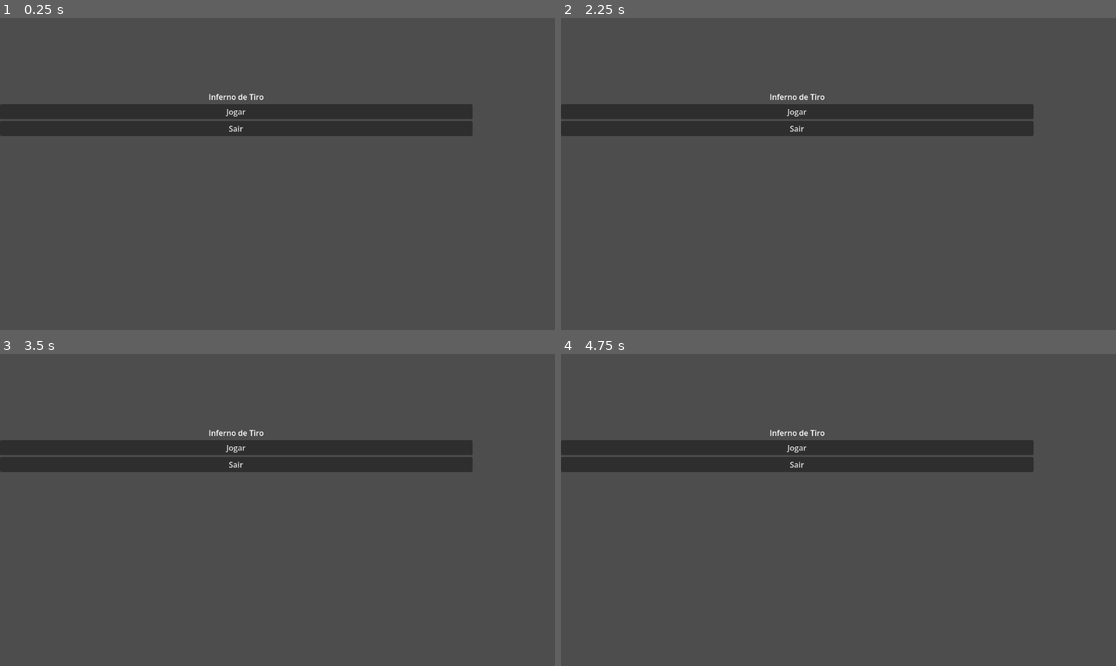
Above: before the commit, frames 1-4 (two rows, left to right).
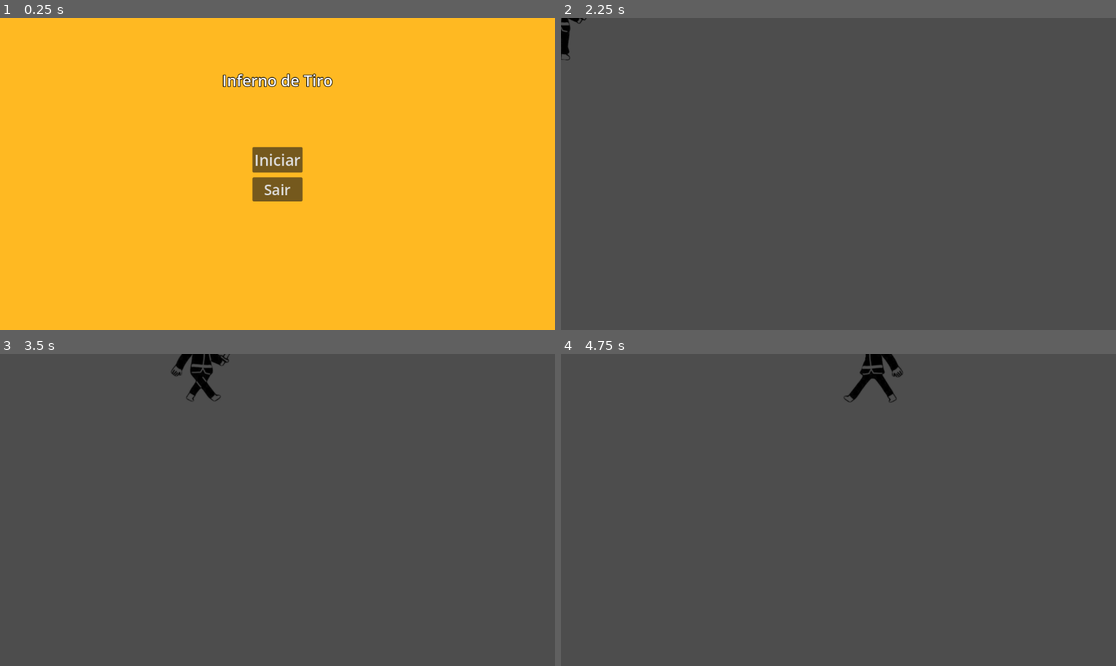
Above: after the commit, the same moments.

Repository: Mr-Vitor/gdJam-survival-shooter-cordel
Game: Godot game, scene res://scenes/main_menu.tscn
The game is run twice, just before and just after one commit, with the same random seed, the same clock (stepped at 60 frames per second) and the same inputs. This scene is started directly instead of the project's main scene.
Inputs (mouse positions are in pixels of both pictures, inside the frame that each line leads up to):
- Up to frame 1 (0.25 s): no input
- Up to frame 2 (2.25 s): click (799, 111) at 0.5 s, where only the run before the commit has a clickable "Jogar"; click (799, 111) at 1.25 s, where only the run before the commit has a clickable "Jogar"; click (838, 158) at 2 s, where only the run after the commit has a clickable "Iniciar"
- Up to frame 3 (3.5 s): tap Enter (ui_accept) at 2.75, 3.02 s; hold D (right) from 2.78 s (still down)
- Up to frame 4 (4.75 s): tap Enter (ui_accept) at 3.77 s; release D (right) at 4.28 s; hold A (left) from 4.28 s (still down)

The runs differ from the first frame. In frame 1, 100% of the frame differs, in the area x 0-100%, y 0-100%; in frame 2, 8.4%; in frame 3, 8.8%; in frame 4, 8.8%.

Commit message:
main menu added e pause menu in progress

Diff:
--- a/projeto-gd-jam/scenes/main_menu.tscn
+++ b/projeto-gd-jam/scenes/main_menu.tscn
@@ -1,26 +1,70 @@
 [gd_scene format=3 uid="uid://bslpwtym03mkk"]
 
-[node name="Control" type="Control" unique_id=400638346]
+[ext_resource type="Script" uid="uid://c72v6hnga0yai" path="res://scripts/main_menu.gd" id="1_l6cm7"]
+
+[sub_resource type="LabelSettings" id="LabelSettings_vue75"]
+font_size = 32
+outline_size = 5
+outline_color = Color(0, 0, 0, 1)
+
+[node name="Control" type="Control" unique_id=1360738314]
 layout_mode = 3
-anchors_preset = 0
-offset_right = 40.0
-offset_bottom = 40.0
+anchors_preset = 15
+anchor_right = 1.0
+anchor_bottom = 1.0
+grow_horizontal = 2
+grow_vertical = 2
+size_flags_horizontal = 4
+script = ExtResource("1_l6cm7")
 
-[node name="VBoxContainer" type="VBoxContainer" parent="." unique_id=747579399]
-layout_mode = 0
-offset_right = 981.0
-offset_bottom = 397.0
-alignment = 1
+[node name="ColorRect" type="ColorRect" parent="." unique_id=571391295]
+layout_mode = 1
+anchors_preset = 15
+anchor_right = 1.0
+anchor_bottom = 1.0
+grow_horizontal = 2
+grow_vertical = 2
+color = Color(1, 0.7254902, 0.13333334, 1)
 
-[node name="Label" type="Label" parent="VBoxContainer" unique_id=1741568068]
+[node name="Label" type="Label" parent="." unique_id=1965385266]
+layout_mode = 1
+anchors_preset = 5
+anchor_left = 0.5
+anchor_right = 0.5
+offset_left = -57.5
+offset_top = 107.0
+offset_right = 57.5
+offset_bottom = 130.0
+grow_horizontal = 2
+text = "Inferno de Tiro"
+label_settings = SubResource("LabelSettings_vue75")
+horizontal_alignment = 1
+vertical_alignment = 1
+
+[node name="VBoxContainer" type="VBoxContainer" parent="." unique_id=823006565]
+layout_mode = 1
+anchors_preset = 8
+anchor_left = 0.5
+anchor_top = 0.5
+anchor_right = 0.5
+anchor_bottom = 0.5
+offset_left = -20.0
+offset_top = -20.0
+offset_right = 20.0
+offset_bottom = 20.0
+grow_horizontal = 2
+grow_vertical = 2
+theme_override_constants/separation = 10
+
+[node name="start" type="Button" parent="VBoxContainer" unique_id=694779978]
 layout_mode = 2
-text = "Inferno de Tiro"
-horizontal_alignment = 1
+theme_override_font_sizes/font_size = 32
+text = "Iniciar"
 
-[node name="Button" type="Button" parent="VBoxContainer" unique_id=714715922]
+[node name="exit" type="Button" parent="VBoxContainer" unique_id=2058735404]
 layout_mode = 2
-text = "Jogar"
+theme_override_font_sizes/font_size = 30
+text = "Sair"
 
-[node name="Button2" type="Button" parent="VBoxContainer" unique_id=1651865658]
-layout_mode = 2
-text = "Sair"
+[connection signal="pressed" from="VBoxContainer/start" to="." method="_on_start_pressed"]
+[connection signal="pressed" from="VBoxContainer/exit" to="." method="_on_exit_pressed"]
--- /dev/null
+++ b/projeto-gd-jam/scenes/pause_menu.tscn
@@ -0,0 +1,31 @@
+[gd_scene format=3 uid="uid://63metcduto1"]
+
+[node name="Control" type="Control" unique_id=1266843386]
+layout_mode = 3
+anchors_preset = 15
+anchor_right = 1.0
+anchor_bottom = 1.0
+grow_horizontal = 2
+grow_vertical = 2
+
+[node name="PanelContainer" type="PanelContainer" parent="." unique_id=466778877]
+layout_mode = 1
+anchors_preset = -1
+anchor_left = 0.4279514
+anchor_top = 0.35185185
+anchor_right = 0.5863502
+anchor_bottom = 0.5662661
+offset_right = -142.47546
+offset_bottom = -98.94043
+grow_horizontal = 2
+grow_vertical = 2
+scale = Vector2(3.8943205, 4.5292745)
+metadata/_edit_use_anchors_ = true
+
+[node name="VBoxContainer" type="VBoxContainer" parent="PanelContainer" unique_id=636113425]
+layout_mode = 2
+
+[node name="resume" type="Button" parent="PanelContainer/VBoxContainer" unique_id=1395017968]
+layout_mode = 2
+theme_override_font_sizes/font_size = 8
+text = "Continuar"
--- /dev/null
+++ b/projeto-gd-jam/scripts/main_menu.gd
@@ -0,0 +1,9 @@
+extends Control
+
+
+func _on_start_pressed() -> void:
+	get_tree().change_scene_to_file("res://scenes/player.tscn")
+
+
+func _on_exit_pressed() -> void:
+	get_tree().quit()
Not shown, added: projeto-gd-jam/scripts/main_menu.gd.uid
